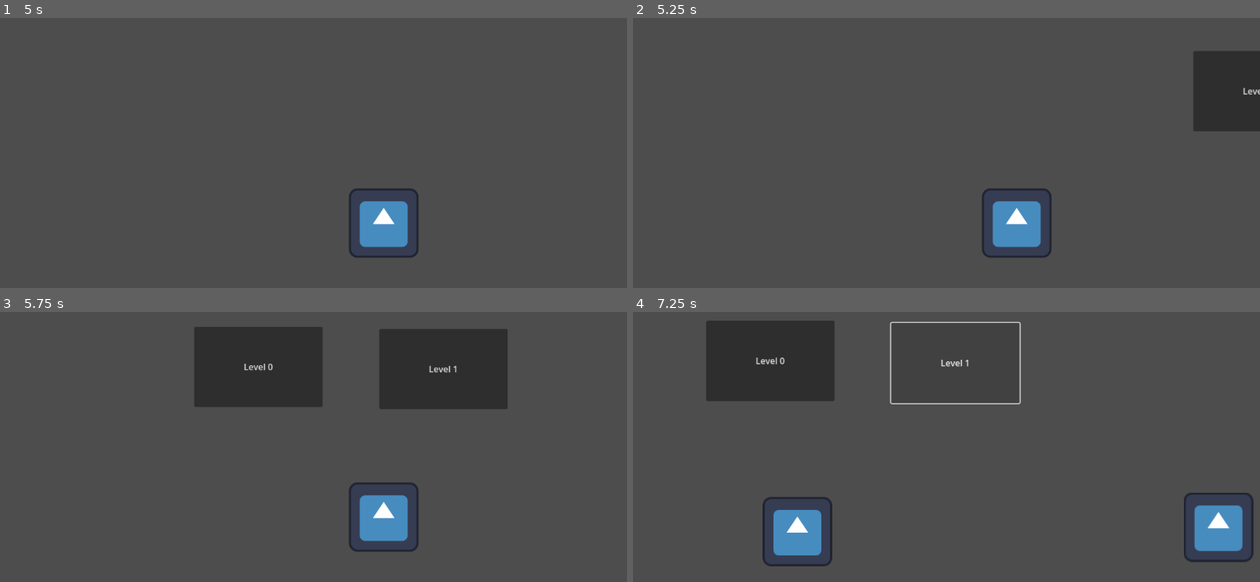
Above: before the commit, frames 1-4 (two rows, left to right).
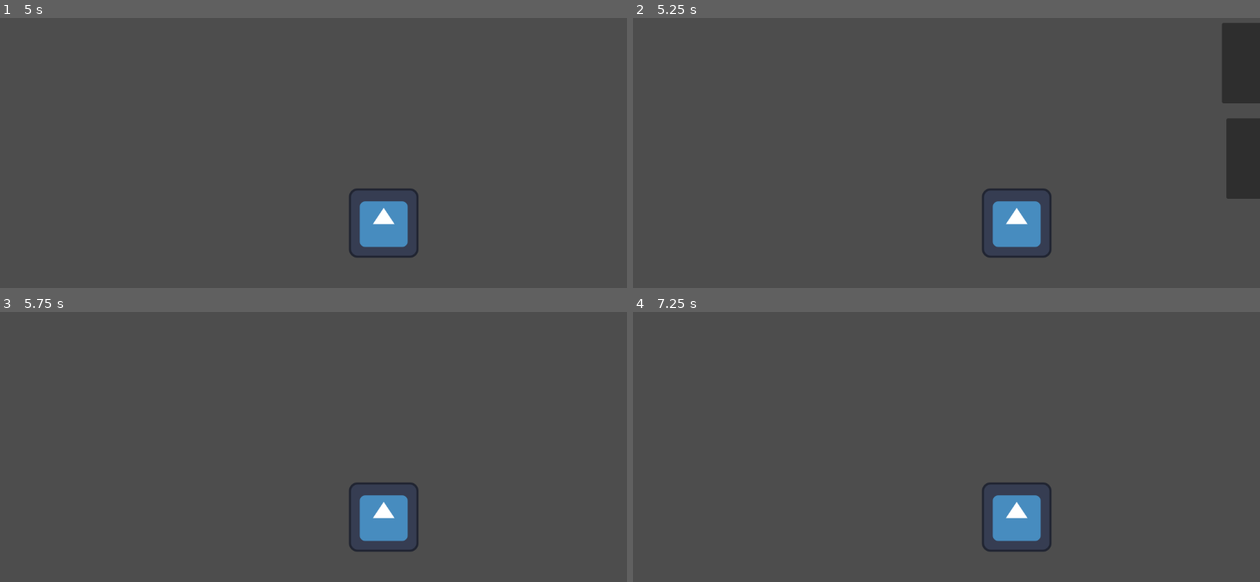
Above: after the commit, the same moments.

Repository: gneeqo/CardInterface2
Game: Godot game, scene res://main.tscn
Two runs of this game, one before a commit and one after it. Both use one fixed random seed, a clock stepped at 60 frames per second and the inputs below. The engine's default icon, where the game draws it, is replaced by a stand-in: a white triangle on a blue panel in a dark square.
Inputs (mouse positions are in pixels of both pictures, inside the frame that each line leads up to):
- Up to frame 1 (5 s): tap Enter at 0.5, 2, 3.5 s; move the mouse to (451, 139) at 0.52 s; press the mouse at (451, 139) at 0.53 s; tap Space at 1.25, 2.75, 4.25 s; move the mouse to (188, 174) at 1.27 s; release the mouse at (188, 174) at 1.28 s; click (188, 174) at 1.35 s; move the mouse to (376, 80) at 2.02 s; press the mouse at (376, 80) at 2.03 s; move the mouse to (282, 225) at 2.77 s; release the mouse at (282, 225) at 2.78 s; click (282, 225) at 2.85 s; move the mouse to (501, 209) at 3.52 s; press the mouse at (501, 209) at 3.53 s; tap Escape (escape) at 4.15 s; move the mouse to (125, 104) at 4.27 s; release the mouse at (125, 104) at 4.28 s; click (125, 104) at 4.35 s; tap F1 (Automate, bound only after the commit) at 4.9 s
- Up to frame 2 (5.25 s): move the mouse to (977, 155) at 5.02 s; press the mouse at (977, 155) at 5.03 s
- Up to frame 3 (5.75 s): no input
- Up to frame 4 (7.25 s): release the mouse at (977, 449) at 5.75 s; click (890, 366) at 5.75 s, where only the run before the commit has a clickable "Level 0"; click (952, 363) at 6.5 s, where only the run before the commit has a clickable "Level 1"

Frame 1 is identical in both runs. In frame 2, 3.7% of the frame differs, in the area x 89-100%, y 2-67%; in frame 3, 12%, in the area x 31-81%, y 5-36%; in frame 4, 12%.

Commit message:
making sure work is saved, mostly automation

Diff:
--- a/Base Objects/action.gd
+++ b/Base Objects/action.gd
@@ -32,9 +32,8 @@
 
 ##How fast does time move for this action?
 var time_scale : float = 1.0 :
-	set(value):
-		if value < 0.0:
-			time_scale = 0.0
+	get:
+		return InputProcessor.time_scale
 ##Is this action infinite duration?
 var inf : bool :
 	get: return duration == 0.0
@@ -90,6 +89,7 @@
 #disable processing, actions are processed only by ActionLists
 func _ready():
 	set_process_mode(PROCESS_MODE_DISABLED)
+
 
 #modify elapsed_time based on delta time
 #decrement if reversing, otherwise increment
--- a/Base Objects/executor.gd
+++ b/Base Objects/executor.gd
@@ -129,9 +129,9 @@
 	if globalList == 0 :
 		globallyPaused = GlobalExecutorList.WorldSpacePaused
 	elif globalList == 1:
-		globallyPaused = GlobalExecutorList.WorldSpacePaused
+		globallyPaused = GlobalExecutorList.UISpacePaused
 
-	if globallyPaused : pass
+	if globallyPaused : return
 
 	if not paused:
 		if initialized:
--- a/Base Objects/input_processor.gd
+++ b/Base Objects/input_processor.gd
@@ -8,10 +8,23 @@
 
 static var mouse_pos:Vector2
 
+static var time_scale : float = 1.0
+
+
 func _process(dt:float):
+
+	if(Input.is_action_just_pressed("Automate")):
+		automating = ! automating
+
 	if automating:
+		mouse_just_pressed = false
+		mouse_down = false
+		mouse_pos = Vector2(0,0)
+		escape_just_pressed = false
+
 		automate_input()
 	else:
+		time_scale = 1
 		mouse_just_pressed =  Input.is_action_just_pressed("mouse_click")
 		mouse_down = Input.is_action_pressed("mouse_click")
 		mouse_pos = get_viewport().get_mouse_position()
@@ -21,4 +34,17 @@
 
 
 func automate_input():
-	pass
+	var clickable_nodes:Array[Node]
+	time_scale = 5
+	for node in get_tree().get_nodes_in_group("auto_clickable"):
+			clickable_nodes.push_back(node)
+
+
+
+	var rng = RandomNumberGenerator.new()
+	for node in clickable_nodes:
+		if(rng.randf_range(0,10) >5):
+			node.automated_activation()
+
+	if(rng.randf_range(0,10) >5):
+		escape_just_pressed = true
--- a/Base Objects/level_loader.gd
+++ b/Base Objects/level_loader.gd
@@ -26,6 +26,7 @@
 
 
 
+
 func load_scene_at_index(index:int):
 	if level_done_loading:
 		prev_level_root = active_level_root
@@ -40,12 +41,16 @@
 func set_menu_done_moving():
 	menu_done_moving = true
 
+func set_menu_done_moving_and_unpause():
+	menu_done_moving = true
+	GlobalExecutorList.unpause_world_executors()
+
 func set_level_done_loading():
 	level_done_loading = true
 
 
 func load_main_menu():
-	var behavior = load("res://Behaviors/translate_in.tscn").instantiate()
+	var behavior = load("res://Behaviors/translate_in_UI.tscn").instantiate()
 
 	behavior.provide_callback(Callable(self,"set_menu_done_moving"))
 
@@ -57,9 +62,11 @@
 	menu_active = true
 	menu_done_moving = false
 
+	GlobalExecutorList.pause_world_executors()
+
 func dispose_main_menu():
-	var behavior = load("res://Behaviors/translate_out.tscn").instantiate()
-	behavior.provide_callback(Callable(self,"set_menu_done_moving"))
+	var behavior = load("res://Behaviors/translate_out_UI.tscn").instantiate()
+	behavior.provide_callback(Callable(self,"set_menu_done_moving_and_unpause"))
 	menu_active = false
 	menu_done_moving = false
 	menu_node.add_child(behavior)
--- /dev/null
+++ b/Behaviors/translate_in_UI.tscn
@@ -0,0 +1,23 @@
+[gd_scene load_steps=4 format=3 uid="uid://ctdl3owxk7iub"]
+
+[ext_resource type="Script" uid="uid://b4lvd7lh6bymw" path="res://Executors/exec_auto_activate.gd" id="1_qw02m"]
+[ext_resource type="Script" uid="uid://cj258kueu8ura" path="res://Actions/Translate.gd" id="2_bln2f"]
+[ext_resource type="Script" uid="uid://drluoba4f6b71" path="res://Actions/callback.gd" id="3_qc3bc"]
+
+[node name="TranslateOut" type="Node"]
+script = ExtResource("1_qw02m")
+globalList = 1
+metadata/_custom_type_script = "uid://b4lvd7lh6bymw"
+
+[node name="Translate" type="Node" parent="."]
+script = ExtResource("2_bln2f")
+duration = 2.0
+blocking = true
+eased = true
+ease_type = 2
+metadata/_custom_type_script = "uid://cj258kueu8ura"
+
+[node name="Callback" type="Node" parent="."]
+script = ExtResource("3_qc3bc")
+duration = 0.1
+metadata/_custom_type_script = "uid://drluoba4f6b71"
--- /dev/null
+++ b/Behaviors/translate_out_UI.tscn
@@ -0,0 +1,29 @@
+[gd_scene load_steps=5 format=3 uid="uid://dlrxu6nmrti6c"]
+
+[ext_resource type="Script" uid="uid://b4lvd7lh6bymw" path="res://Executors/exec_auto_activate.gd" id="1_8b4kl"]
+[ext_resource type="Script" uid="uid://cj258kueu8ura" path="res://Actions/Translate.gd" id="2_c6t05"]
+[ext_resource type="Script" uid="uid://bemgi0ogghif3" path="res://Actions/destroy.gd" id="3_r7i1g"]
+[ext_resource type="Script" uid="uid://drluoba4f6b71" path="res://Actions/callback.gd" id="4_7shhr"]
+
+[node name="TranslateOut" type="Node"]
+script = ExtResource("1_8b4kl")
+globalList = 1
+metadata/_custom_type_script = "uid://b4lvd7lh6bymw"
+
+[node name="Translate" type="Node" parent="."]
+script = ExtResource("2_c6t05")
+target = Vector2(-1500, 100)
+duration = 3.0
+blocking = true
+eased = true
+metadata/_custom_type_script = "uid://cj258kueu8ura"
+
+[node name="Destroy" type="Node" parent="."]
+script = ExtResource("3_r7i1g")
+duration = 0.1
+metadata/_custom_type_script = "uid://bemgi0ogghif3"
+
+[node name="Callback" type="Node" parent="."]
+script = ExtResource("4_7shhr")
+duration = 0.1
+metadata/_custom_type_script = "uid://drluoba4f6b71"
--- /dev/null
+++ b/automated_button.gd
@@ -0,0 +1,12 @@
+class_name AutomatedButton extends Button
+
+signal self_activated
+
+func _ready():
+	add_to_group("auto_clickable",true)
+
+func _on_pressed() -> void:
+	self_activated.emit()
+
+func automated_activation():
+	self_activated.emit()
--- a/menu.tscn
+++ b/menu.tscn
@@ -1,6 +1,7 @@
-[gd_scene load_steps=2 format=3 uid="uid://muys6dk2o42v"]
+[gd_scene load_steps=3 format=3 uid="uid://muys6dk2o42v"]
 
 [ext_resource type="Script" uid="uid://boe6wblo1gm1k" path="res://menu_functions.gd" id="1_lti8b"]
+[ext_resource type="Script" uid="uid://lr60ipim4mka" path="res://automated_button.gd" id="2_ouk20"]
 
 [node name="MenuRoot" type="Node2D"]
 
@@ -11,21 +12,25 @@
 offset_bottom = 656.0
 script = ExtResource("1_lti8b")
 
-[node name="Level0" type="Button" parent="Control"]
+[node name="Level0" type="Button" parent="Control" groups=["auto_clickable"]]
 layout_mode = 0
-offset_left = 134.0
-offset_top = 84.0
-offset_right = 370.0
-offset_bottom = 232.0
-text = "Level 0"
+offset_left = 128.0
+offset_top = 16.0
+offset_right = 364.0
+offset_bottom = 164.0
+text = "4 Players"
+script = ExtResource("2_ouk20")
 
-[node name="Level1" type="Button" parent="Control"]
+[node name="Level1" type="Button" parent="Control" groups=["auto_clickable"]]
 layout_mode = 0
-offset_left = 474.0
-offset_top = 88.0
-offset_right = 710.0
-offset_bottom = 236.0
+offset_left = 136.0
+offset_top = 192.0
+offset_right = 372.0
+offset_bottom = 340.0
 text = "Level 1"
+script = ExtResource("2_ouk20")
 
-[connection signal="pressed" from="Control/Level0" to="Control" method="_on_level_0_pressed"]
-[connection signal="pressed" from="Control/Level1" to="Control" method="_on_level_2_pressed"]
+[connection signal="pressed" from="Control/Level0" to="Control/Level0" method="_on_pressed"]
+[connection signal="self_activated" from="Control/Level0" to="Control" method="_on_level_0_self_activated"]
+[connection signal="pressed" from="Control/Level1" to="Control/Level1" method="_on_pressed"]
+[connection signal="self_activated" from="Control/Level1" to="Control" method="_on_level_1_self_activated"]
--- a/menu_functions.gd
+++ b/menu_functions.gd
@@ -6,9 +6,16 @@
 	level_loader = get_node("/root/Root/LevelLoader")
 
 
-func _on_level_0_pressed() -> void:
-	level_loader.load_scene_at_index(0)
 
 
-func _on_level_2_pressed() -> void:
+
+func _on_level_0_self_activated() -> void:
+	level_loader.load_scene_at_index(0)
+	level_loader.dispose_main_menu()
+
+
+
+
+func _on_level_1_self_activated() -> void:
 	level_loader.load_scene_at_index(1)
+	level_loader.dispose_main_menu()
--- a/project.godot
+++ b/project.godot
@@ -19,6 +19,11 @@
 
 version_control/autoload_on_startup=true
 
+[global_group]
+
+action=""
+auto_clickable="can be clicked by input automation"
+
 [input]
 
 mouse_click={
@@ -31,6 +36,11 @@
 "events": [Object(InputEventKey,"resource_local_to_scene":false,"resource_name":"","device":0,"window_id":0,"alt_presse …(194 unchanged characters)…
 ]
 }
+Automate={
+"deadzone": 0.2,
+"events": [Object(InputEventKey,"resource_local_to_scene":false,"resource_name":"","device":0,"window_id":0,"alt_pressed":false,"shift_pressed":false,"ctrl_pressed":false,"meta_pressed":false,"pressed":false,"keycode":0,"physical_keycode":4194332,"key_label":0,"unicode":0,"location":0,"echo":false,"script":null)
+]
+}
 
 [rendering]
 
Not shown, added: automated_button.gd.uid
